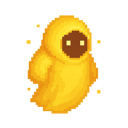
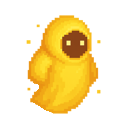
Layers edited between the first and the second 128 × 128 image:
painted on "LightElem" over (32, 82, 53, 114)